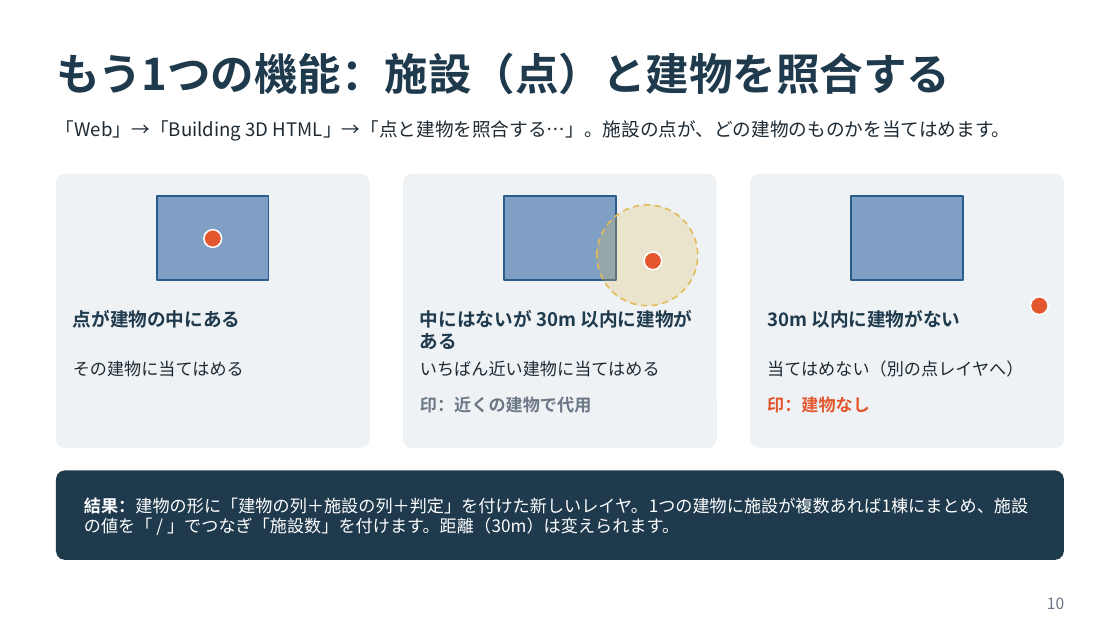
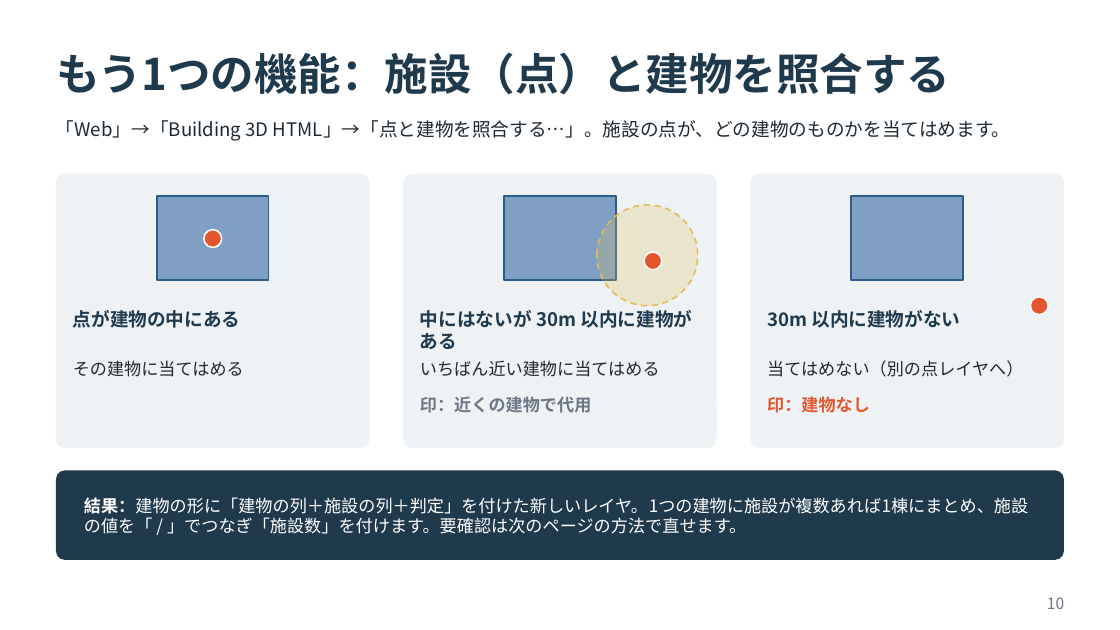
Before and after one commit to ukamoo-rinyu/building-3d-html, a slide deck: slide 10 of docs/Building3DHTML_できること.pptx. Drawn at 1120x630 pixels with LibreOffice and Linux fonts; fonts in the diff are those of the drawing. Boxes give left, top, right and bottom in pixels: in the first picture for what was removed or moved away, otherwise in the second. Text is boxed around its words. In the diff, an @@ line names an element or a change of style, - is before the commit and + after.

```diff
--- a/docs/Building3DHTML_できること.pptx
+++ b/docs/Building3DHTML_できること.pptx
@@ text at box(84, 497, 1028, 534): text changed @@
-結果：建物の形に「建物の列＋施設の列＋判定」を付けた新しいレイヤ。1つの建物に施設が複数あれば1棟にまとめ、施設の値を「 / 」でつなぎ「施設数」を付けます。距離（30m）は変えられます。
+結果：建物の形に「建物の列＋施設の列＋判定」を付けた新しいレイヤ。1つの建物に施設が複数あれば1棟にまとめ、施設の値を「 / 」でつなぎ「施設数」を付けます。要確認は次のページの方法で直せます。
```
Also in this commit, not shown: 1 slide added.
